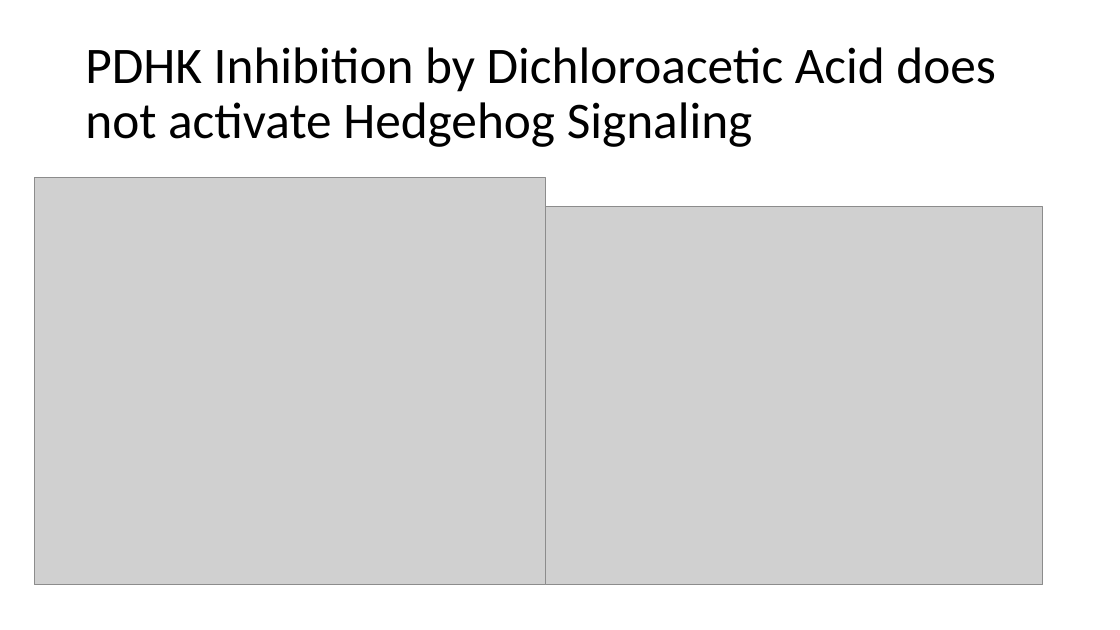
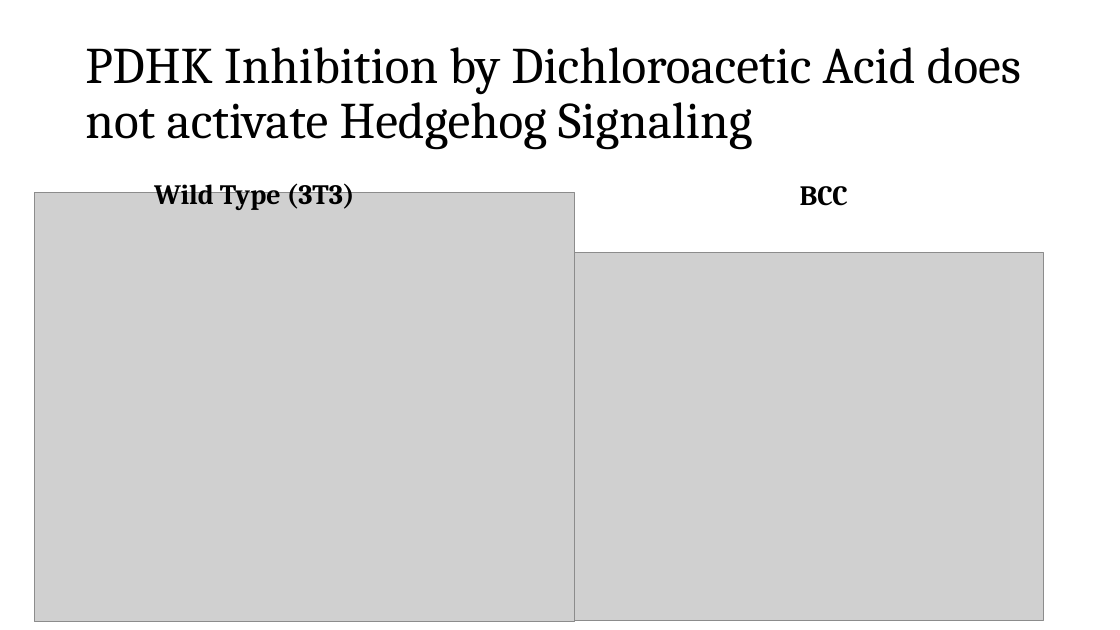
Before and after one commit to phalas25/ph-future-phd, a slide deck: slide 12 of Rotation Wrap Up Presentation.pptx (slide 10 before the commit). Drawn at 1120x630 pixels with LibreOffice and Linux fonts; fonts in the diff are those of the drawing; grey boxes stand for pictures. Boxes give left, top, right and bottom in pixels: in the first picture for what was removed or moved away, otherwise in the second. Text is boxed around its words. In the diff, an @@ line names an element or a change of style, - is before the commit and + after.

```diff
--- a/Rotation Wrap Up Presentation.pptx
+++ b/Rotation Wrap Up Presentation.pptx
@@ title "PDHK Inhibition by Dichloroacetic Acid ..." at bbox=[85, 47, 1021, 150]: font Calibri to Cambria @@
@@ text added at bbox=[154, 178, 355, 210], 24 pt, text #000000, bold @@
+Wild Type (3T3)
@@ picture: place and size @@
-picture at bbox=[34, 177, 545, 585]
+picture at bbox=[34, 192, 576, 622]
@@ text added at bbox=[800, 186, 848, 206], 24 pt, text #000000, bold @@
+BCC
@@ picture: place and size @@
-picture at bbox=[545, 207, 1044, 585]
+picture at bbox=[575, 253, 1043, 621]
```
Also in this commit, not shown: 12 other slides changed, 5 slides added, 1 slide removed, 5 other files.
